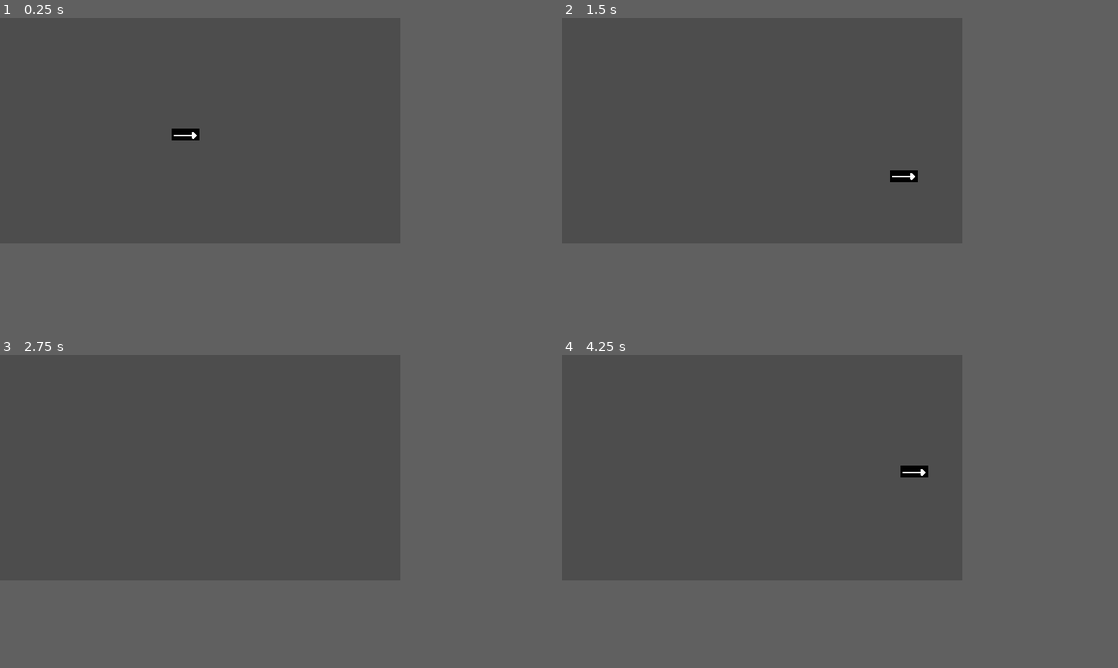
Above: before the commit, frames 1-4 (two rows, left to right).
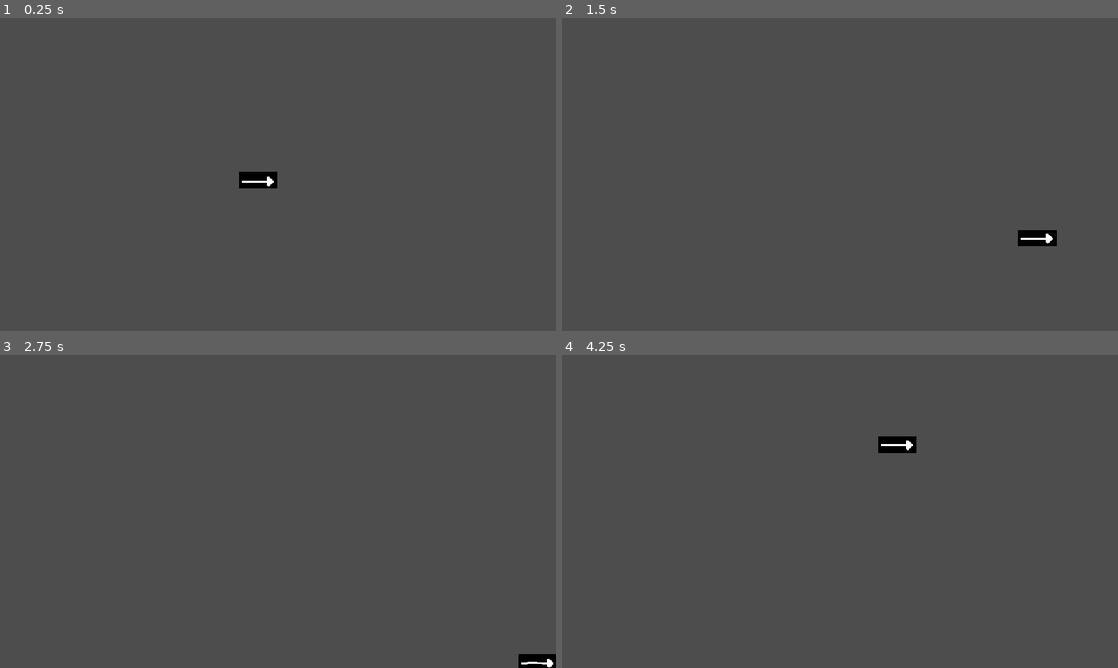
Above: after the commit, the same moments.

Repository: Powta/Eldritch-Sky
Game: Godot game, scene res://Scenes/Level.tscn
Same seed, same stepped clock (60 frames per second), same inputs: the game is played once before the commit and once after it.
Inputs:
- Up to frame 1 (0.25 s): no input
- Up to frame 2 (1.5 s): tap Enter at 0.5 s; hold Right (ui_right) 0.53-1.28 s; hold Down (ui_down) from 1.28 s (still down)
- Up to frame 3 (2.75 s): release Down (ui_down) at 2.03 s; hold Right (ui_right) from 2.03 s (still down)
- Up to frame 4 (4.25 s): tap Space at 2.75 s; release Right (ui_right) at 2.78 s; hold Up (ui_up) 2.78-3.53 s; hold Left (ui_left) from 3.53 s (still down)
In our replay, the window is 576x324 before the commit and 800x450 after it. These sizes can differ from the game's own. Grey fills any space a smaller window leaves; there, only what the larger window draws over its background counts as a difference.

The runs differ from the first frame. In frame 1, 0.6% of the frame differs, in the area x 30-50%, y 35-55%; in frame 2, 0.5%; in frame 3, 0.3%; in frame 4, 0.6%.

Commit message:
Finished Basic Movement

Diff:
--- a/Scripts/player.gd
+++ b/Scripts/player.gd
@@ -18,14 +18,28 @@
 	# As good practice, you should replace UI actions with custom gameplay actions.
 	var directionX = Input.get_axis("ui_left", "ui_right")
 	var directionY = Input.get_axis("ui_up", "ui_down")
+	direction= Vector2(directionX,directionY)
 
-	direction= Vector2(directionX,directionY)
+	print(direction)
 	if direction:
 		velocity= direction * SPEED
 	else:
 		velocity = Vector2(move_toward(velocity.x, 0, SPEED),move_toward(velocity.x, 0, SPEED))
 
+	checkBoundaries(direction)
+
 	move_and_slide()
 
-func move(dir:float):
-	pass
+func checkBoundaries(dir:Vector2):
+	if position.x<=minX:
+		if dir.x<0:
+			velocity.x=0
+	if position.x>=maxX:
+		if dir.x>0:
+			velocity.x=0
+	if position.y>=minY:
+		if dir.y>0:
+			velocity.y=0
+	if position.y<=maxY:
+		if dir.y<0:
+			velocity.y=0
--- a/project.godot
+++ b/project.godot
@@ -19,6 +19,9 @@
 
 window/size/viewport_width=576
 window/size/viewport_height=324
+window/size/window_width_override=1152
+window/size/window_height_override=648
+window/stretch/mode="viewport"
 
 [rendering]
 
